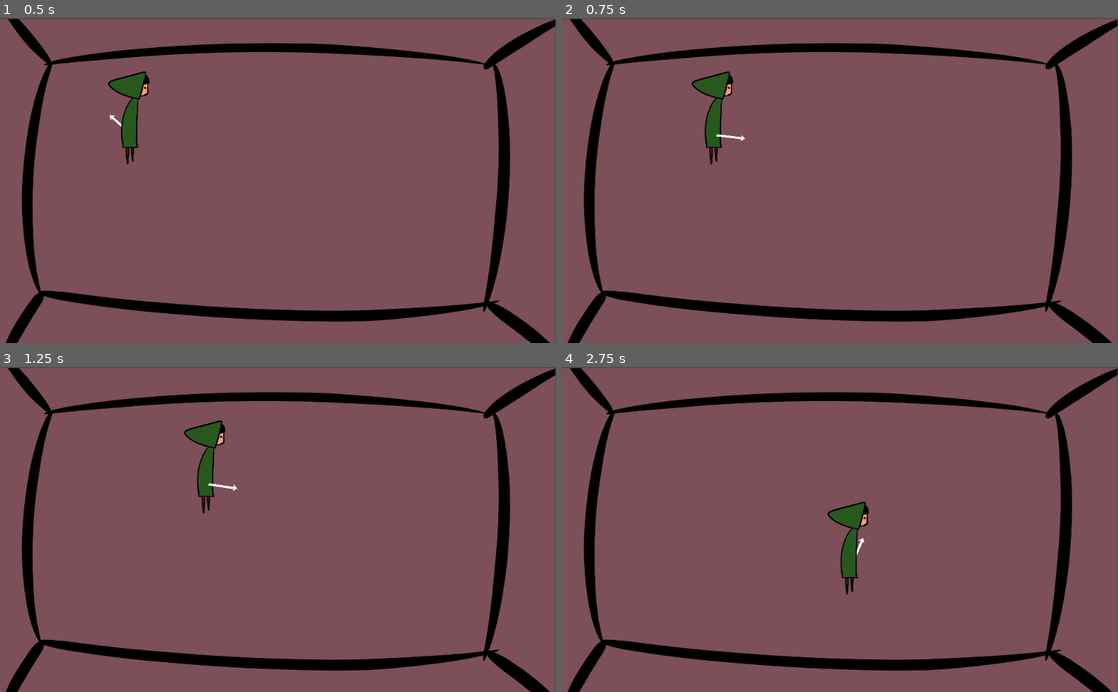
Above: before the commit, frames 1-4 (two rows, left to right).
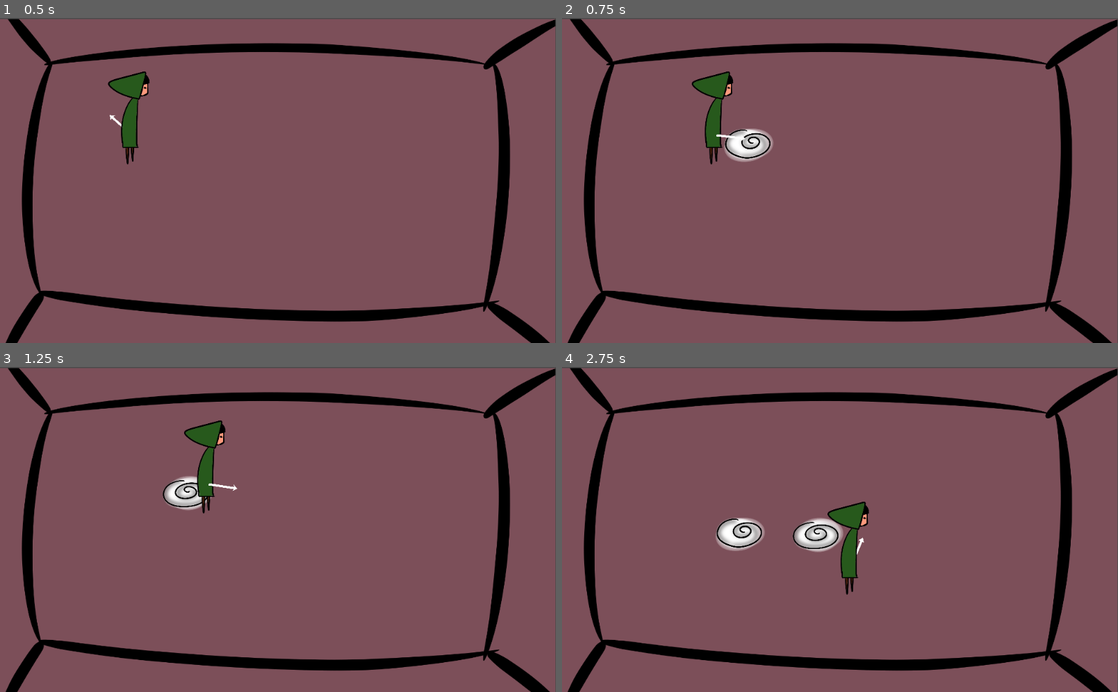
Above: after the commit, the same moments.

Repository: CcCcCc99/SVG_Project
Game: Godot game, scene res://Node2D.tscn
The game is run twice, just before and just after one commit, with the same random seed, the same clock (stepped at 60 frames per second) and the same inputs. The project has no main scene, so this scene is started directly.
Inputs (mouse positions are in pixels of both pictures, inside the frame that each line leads up to):
- Up to frame 1 (0.5 s): no input
- Up to frame 2 (0.75 s): tap Enter at 0.5 s; move the mouse to (962, 164) at 0.52 s; hold D (right) from 0.53 s (still down); click (962, 164) at 0.6 s
- Up to frame 3 (1.25 s): keep holding D (right)
- Up to frame 4 (2.75 s): move the mouse to (728, 545) at 1.27 s; release D (right) at 1.28 s; hold S (down) 1.28-2.03 s; click (728, 545) at 1.35 s; move the mouse to (895, 458) at 2.02 s; hold D (right) from 2.03 s (still down); click (895, 458) at 2.1 s

Frame 1 is identical in both runs. In frame 2, 0.7% of the frame differs, in the area x 29-38%, y 33-45%; in frame 3, 0.6%; in frame 4, 1.5%, in the area x 27-55%, y 46-58%.

Commit message:
Implementato sistema a 2 portali

Diff:
--- a/src/scripts/Player.gd
+++ b/src/scripts/Player.gd
@@ -2,6 +2,8 @@
 
 export var speed = 20000
 export var distance = 50
+
+export(PackedScene) var portal
 
 # Called when the node enters the scene tree for the first time.
 func _ready():
@@ -10,16 +12,34 @@
 
 # Called every frame. 'delta' is the elapsed time since the previous frame.
 func _process(delta):
+	# movement
 	var horizontal = Input.get_action_strength("right") - Input.get_action_strength("left")
 	var vertcal = Input.get_action_strength("down") - Input.get_action_strength("up")
 	var velocity = Vector2(horizontal,vertcal).normalized()*speed
+	# warning-ignore:return_value_discarded
+	move_and_slide(velocity * delta)
+
+	# pointer rotation
 	$Arrow.look_at(get_global_mouse_position())
 	var angle = $Arrow.transform.get_rotation()
 	if angle < 0:
 		$Arrow.z_index = -1
 	else:
 		$Arrow.z_index = 0
+
+	# spawn pointer
 	var direction = Vector2(cos(angle), sin(angle))
-	print(direction*distance)
-# warning-ignore:return_value_discarded
-	move_and_slide(velocity * delta)
+	if Input.is_action_just_pressed("portal"):
+		_spawn_portal(direction)
+
+
+var last_portal = null
+var previous_portal = null
+func _spawn_portal(direction):
+	if previous_portal != null:
+		previous_portal.queue_free()
+	previous_portal = last_portal
+	var p = portal.instance()
+	p.position = direction*distance + position
+	get_parent().add_child(p)
+	last_portal = p
